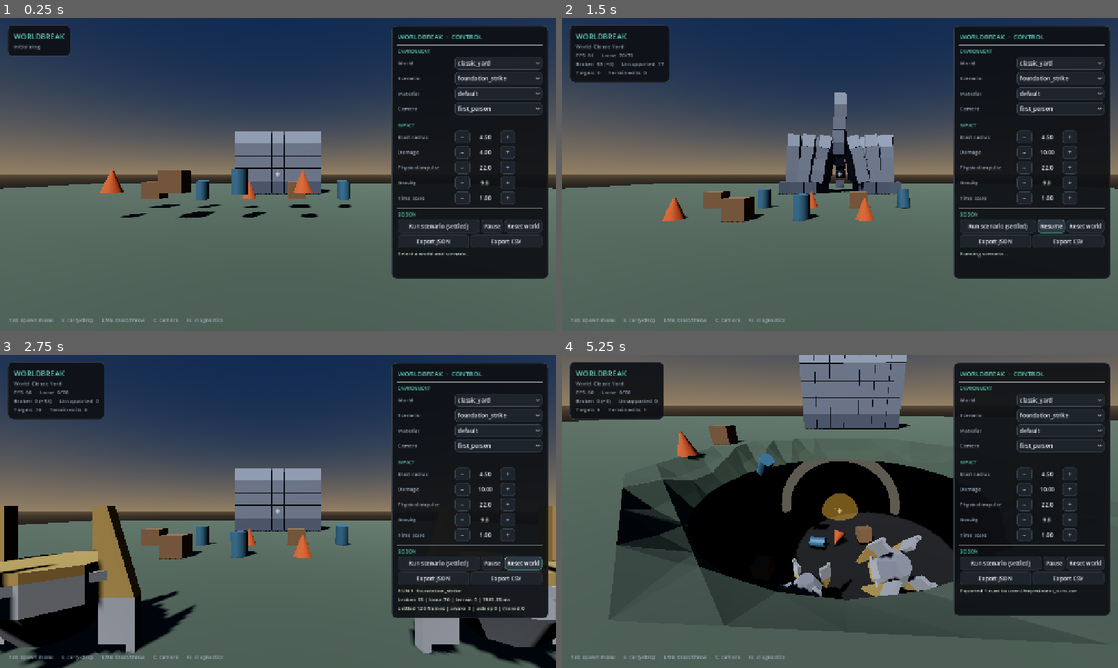
Above: before the commit, frames 1-4 (two rows, left to right).
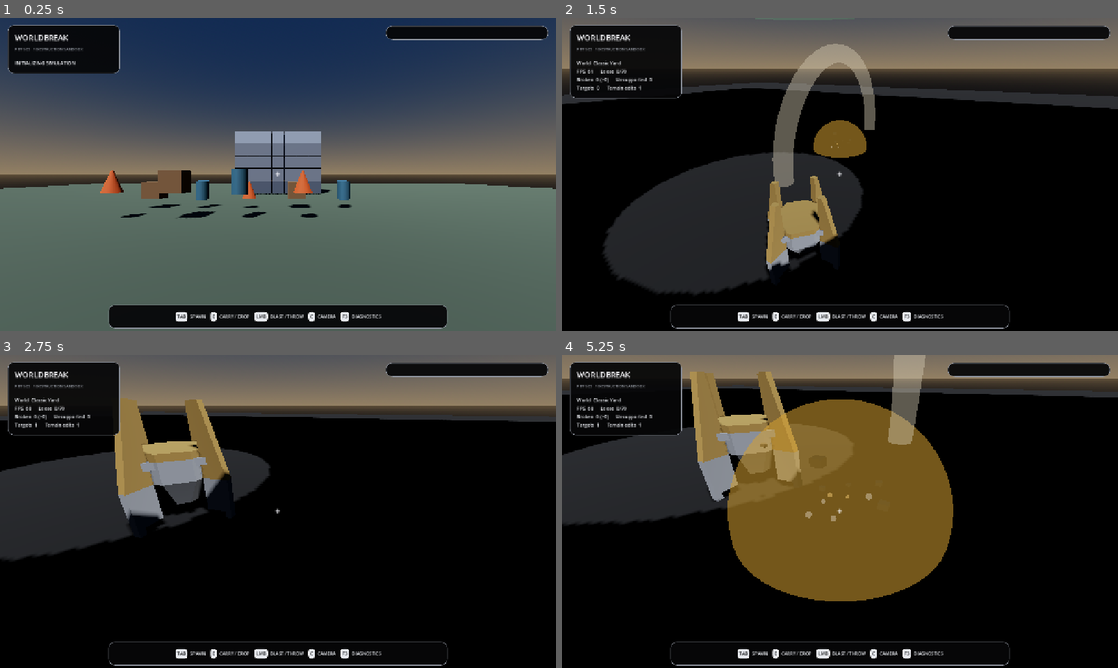
Above: after the commit, the same moments.

Repository: PanDuroDev/Idk
Game: Godot game, scene res://scenes/main.tscn
Same seed, same stepped clock (60 frames per second), same inputs: the game is played once before the commit and once after it.
Inputs (mouse positions are in pixels of both pictures, inside the frame that each line leads up to):
- Up to frame 1 (0.25 s): no input
- Up to frame 2 (1.5 s): click "Run scenario (settled)" (after the commit: "RUN SCENARIO") at 0.5 s; click "Pause" at 1.25 s
- Up to frame 3 (2.75 s): click "Reset world" (after the commit: "RESET") at 2 s
- Up to frame 4 (5.25 s): click (995, 577) at 2.75 s, where only the run before the commit has a clickable "Export JSON"; click (990, 624) at 3.5 s, where only the run after the commit has a clickable "EXPORT JSON"; click (1067, 577) at 4.25 s, where only the run before the commit has a clickable "Export CSV"; click (1062, 624) at 5 s, where only the run after the commit has a clickable "EXPORT CSV"

The runs differ from the first frame. In frame 1, 28% of the frame differs, in the area x 1-99%, y 2-100%; in frame 2, 93%, in the area x 0-100%, y 0-100%; in frame 3, 88%; in frame 4, 89%.

Commit message:
Build a cohesive monochrome game UI theme

Diff:
--- a/scripts/main.gd
+++ b/scripts/main.gd
@@ -32,12 +32,14 @@
 const SKY_TOP_COLOR: Color = Color(0.11, 0.24, 0.44)
 const SKY_HORIZON_COLOR: Color = Color(0.78, 0.66, 0.5)
 const SKY_GROUND_COLOR: Color = Color(0.08, 0.08, 0.09)
-const UI_ACCENT: Color = Color(0.36, 0.8, 0.72)
-const UI_TEXT_COLOR: Color = Color(0.87, 0.9, 0.94)
-const UI_MUTED_COLOR: Color = Color(0.6, 0.66, 0.72)
-const UI_PANEL_COLOR: Color = Color(0.055, 0.065, 0.08, 0.93)
-const UI_FIELD_COLOR: Color = Color(0.12, 0.14, 0.17, 1.0)
-const UI_BORDER_COLOR: Color = Color(0.22, 0.26, 0.31, 1.0)
+const UI_ACCENT: Color = Color(0.96, 0.96, 0.97, 1.0)
+const UI_TEXT_COLOR: Color = Color(0.94, 0.95, 0.97, 1.0)
+const UI_MUTED_COLOR: Color = Color(0.64, 0.66, 0.7, 1.0)
+const UI_PANEL_COLOR: Color = Color(0.025, 0.027, 0.032, 0.94)
+const UI_FIELD_COLOR: Color = Color(0.085, 0.09, 0.1, 0.98)
+const UI_BORDER_COLOR: Color = Color(0.56, 0.58, 0.62, 0.86)
+const UI_PANEL_SOFT_COLOR: Color = Color(0.055, 0.06, 0.068, 0.96)
+const UI_DISABLED_COLOR: Color = Color(0.42, 0.43, 0.46, 1.0)
 const SHAKE_DECAY_SECONDS: float = 0.26
 
 @export_range(0.5, 12.0, 0.25) var blast_radius: float = 4.5
@@ -54,6 +56,7 @@
 var _reset_requested: bool = false
 var _hud_label: Label
 var _ui_canvas: CanvasLayer
+var _ui_theme: Theme
 var _hud_refresh_timer: float = 0.0
 var _total_impacts: int = 0
 var _last_affected_count: int = 0
@@ -118,6 +121,7 @@
 
 func _ready() -> void:
 	_blast_service = BLAST_SERVICE_SCRIPT.new()
+	_ui_theme = _create_ui_theme()
 	_build_environment()
 	_build_ground()
 
@@ -1394,7 +1398,8 @@
 func _build_spawn_menu() -> void:
 	_spawn_menu = PanelContainer.new()
 	_spawn_menu.name = "SpawnMenu"
-	_spawn_menu.theme = _create_ui_theme()
+	_spawn_menu.theme = _ui_theme
+	_spawn_menu.custom_minimum_size = Vector2(320.0, 0.0)
 	var layer := CanvasLayer.new()
 	layer.name = "SpawnMenuLayer"
 	layer.add_child(_spawn_menu)
@@ -1402,46 +1407,63 @@
 	_spawn_menu.anchor_left = 0.0
 	_spawn_menu.anchor_top = 0.0
 	_spawn_menu.offset_left = 18.0
-	_spawn_menu.offset_top = 132.0
-	_spawn_menu.offset_right = 318.0
-	_spawn_menu.offset_bottom = 132.0
+	_spawn_menu.offset_top = 142.0
+	_spawn_menu.offset_right = 338.0
+	_spawn_menu.offset_bottom = 142.0
 	_spawn_menu.grow_vertical = Control.GROW_DIRECTION_END
-	var margin := MarginContainer.new()
-	for side in ["margin_left", "margin_top", "margin_right", "margin_bottom"]:
-		margin.add_theme_constant_override(side, 12)
+
 	var layout := VBoxContainer.new()
-	layout.add_theme_constant_override("separation", 8)
+	layout.add_theme_constant_override("separation", 10)
 	var title := Label.new()
-	title.text = "SPAWN MENU"
+	title.text = "OBJECT LIBRARY"
 	title.add_theme_color_override("font_color", UI_ACCENT)
-	title.add_theme_font_size_override("font_size", 15)
+	title.add_theme_font_size_override("font_size", 16)
 	var hint := Label.new()
-	hint.text = "Tab closes · click to spawn"
+	hint.text = "TAB  CLOSE  ·  SELECT AN OBJECT TO SPAWN"
 	hint.add_theme_color_override("font_color", UI_MUTED_COLOR)
-	hint.add_theme_font_size_override("font_size", 11)
+	hint.add_theme_font_size_override("font_size", 10)
+	var divider := HSeparator.new()
+	var capacity := Label.new()
+	capacity.name = "SpawnCapacity"
+	capacity.text = "PHYSICS PROPS     7 TYPES  ·  LIMIT 24"
+	capacity.add_theme_color_override("font_color", UI_MUTED_COLOR)
+	capacity.add_theme_font_size_override("font_size", 10)
+
 	var grid := GridContainer.new()
+	grid.name = "SpawnItemGrid"
 	grid.columns = 2
-	grid.add_theme_constant_override("h_separation", 6)
-	grid.add_theme_constant_override("v_separation", 6)
+	grid.add_theme_constant_override("h_separation", 8)
+	grid.add_theme_constant_override("v_separation", 8)
 	for info: Dictionary in _spawn_item_definitions():
 		var button := Button.new()
 		button.text = String(info["label"])
-		button.custom_minimum_size = Vector2(0.0, 30.0)
+		button.custom_minimum_size = Vector2(0.0, 38.0)
+		button.size_flags_horizontal = Control.SIZE_EXPAND_FILL
 		button.pressed.connect(_on_spawn_item_pressed.bind(String(info["id"])))
 		grid.add_child(button)
+
+	var status_panel := PanelContainer.new()
+	status_panel.name = "SpawnStatusPanel"
+	status_panel.add_theme_stylebox_override(
+		"panel",
+		_make_ui_style(UI_PANEL_SOFT_COLOR, UI_BORDER_COLOR, 8, 8.0, 1)
+	)
 	_spawn_status_label = Label.new()
-	_spawn_status_label.text = "E carries the aim target, LMB throws it."
+	_spawn_status_label.name = "SpawnStatus"
+	_spawn_status_label.text = "E  CARRY / DROP     ·     LMB  THROW"
 	_spawn_status_label.add_theme_color_override("font_color", UI_MUTED_COLOR)
 	_spawn_status_label.add_theme_font_size_override("font_size", 11)
 	_spawn_status_label.autowrap_mode = TextServer.AUTOWRAP_WORD_SMART
+	status_panel.add_child(_spawn_status_label)
+
 	layout.add_child(title)
 	layout.add_child(hint)
+	layout.add_child(divider)
+	layout.add_child(capacity)
 	layout.add_child(grid)
-	layout.add_child(_spawn_status_label)
-	margin.add_child(layout)
-	_spawn_menu.add_child(margin)
+	layout.add_child(status_panel)
+	_spawn_menu.add_child(layout)
 	_spawn_menu.visible = false
-
 
 func _on_spawn_item_pressed(item_id: String) -> void:
 	spawn_item(StringName(item_id))
@@ -1650,17 +1672,17 @@
 func _build_debug_overlay() -> void:
 	_debug_overlay_panel = PanelContainer.new()
 	_debug_overlay_panel.name = "DebugOverlay"
-	_debug_overlay_panel.position = Vector2(18.0, 575.0)
-	_debug_overlay_panel.custom_minimum_size = Vector2(390.0, 0.0)
+	_debug_overlay_panel.theme = _ui_theme
+	_debug_overlay_panel.position = Vector2(18.0, 455.0)
+	_debug_overlay_panel.custom_minimum_size = Vector2(410.0, 0.0)
 	_debug_overlay_panel.visible = false
 	_ui_canvas.add_child(_debug_overlay_panel)
 
 	_debug_overlay_label = Label.new()
-	_debug_overlay_label.add_theme_font_size_override("font_size", 13)
-	_debug_overlay_label.add_theme_color_override("font_color", Color(0.82, 0.9, 0.98))
+	_debug_overlay_label.add_theme_font_size_override("font_size", 12)
+	_debug_overlay_label.add_theme_color_override("font_color", UI_TEXT_COLOR)
 	_debug_overlay_panel.add_child(_debug_overlay_label)
 	_refresh_debug_overlay()
-
 
 func _refresh_debug_overlay() -> void:
 	if not _debug_overlay_visible or not is_instance_valid(_debug_overlay_label) or DisplayServer.get_name() == "headless":
@@ -1698,40 +1720,96 @@
 	]
 
 
+func _make_ui_style(
+	background: Color,
+	border: Color,
+	corner_radius: int,
+	padding: float = 8.0,
+	border_width: int = 1
+) -> StyleBoxFlat:
+	var style := StyleBoxFlat.new()
+	style.bg_color = background
+	style.border_color = border
+	style.set_border_width_all(border_width)
+	style.set_corner_radius_all(corner_radius)
+	style.set_content_margin_all(padding)
+	return style
+
+
+func _apply_primary_button_style(button: Button) -> void:
+	var normal := _make_ui_style(Color(0.94, 0.95, 0.97), Color.WHITE, 8, 8.0, 1)
+	var hover := _make_ui_style(Color.WHITE, Color.WHITE, 8, 8.0, 1)
+	var pressed := _make_ui_style(Color(0.7, 0.72, 0.75), Color.WHITE, 8, 8.0, 1)
+	button.add_theme_stylebox_override("normal", normal)
+	button.add_theme_stylebox_override("hover", hover)
+	button.add_theme_stylebox_override("pressed", pressed)
+	button.add_theme_stylebox_override("focus", hover)
+	button.add_theme_color_override("font_color", Color(0.035, 0.04, 0.045, 1.0))
+	button.add_theme_color_override("font_hover_color", Color(0.02, 0.025, 0.03, 1.0))
+	button.add_theme_color_override("font_pressed_color", Color(0.02, 0.025, 0.03, 1.0))
+
+
 func _create_ui_theme() -> Theme:
 	var theme := Theme.new()
 	theme.default_font_size = 13
-	var panel_style := StyleBoxFlat.new()
-	panel_style.bg_color = UI_PANEL_COLOR
-	panel_style.border_color = UI_BORDER_COLOR
-	panel_style.set_border_width_all(1)
-	panel_style.set_corner_radius_all(10)
-	panel_style.set_content_margin_all(14)
+
+	var panel_style := _make_ui_style(UI_PANEL_COLOR, UI_BORDER_COLOR, 14, 16.0, 1)
 	theme.set_stylebox("panel", "PanelContainer", panel_style)
 
-	var field_style := StyleBoxFlat.new()
-	field_style.bg_color = UI_FIELD_COLOR
-	field_style.border_color = UI_BORDER_COLOR
-	field_style.set_border_width_all(1)
-	field_style.set_corner_radius_all(6)
-	field_style.set_content_margin_all(6)
-	var hover_style := field_style.duplicate() as StyleBoxFlat
-	hover_style.bg_color = Color(0.18, 0.22, 0.27)
-	hover_style.border_color = UI_ACCENT
-	var pressed_style := field_style.duplicate() as StyleBoxFlat
-	pressed_style.bg_color = UI_ACCENT.darkened(0.55)
-	pressed_style.border_color = UI_ACCENT
+	var button_normal := _make_ui_style(UI_FIELD_COLOR, UI_BORDER_COLOR, 8, 8.0, 1)
+	var button_hover := _make_ui_style(Color(0.16, 0.17, 0.19, 1.0), Color(0.94, 0.95, 0.97, 1.0), 8, 8.0, 1)
+	var button_pressed := _make_ui_style(Color(0.88, 0.89, 0.91, 1.0), Color.WHITE, 8, 8.0, 1)
+	var button_focus := _make_ui_style(Color(0.12, 0.13, 0.15, 1.0), Color.WHITE, 8, 8.0, 2)
+	var button_disabled := _make_ui_style(Color(0.055, 0.06, 0.068, 1.0), Color(0.23, 0.24, 0.26, 1.0), 8, 8.0, 1)
+
 	for control_type in ["Button", "OptionButton"]:
-		theme.set_stylebox("normal", control_type, field_style)
-		theme.set_stylebox("hover", control_type, hover_style)
-		theme.set_stylebox("pressed", control_type, pressed_style)
-		theme.set_stylebox("focus", control_type, hover_style)
+		theme.set_stylebox("normal", control_type, button_normal)
+		theme.set_stylebox("hover", control_type, button_hover)
+		theme.set_stylebox("pressed", control_type, button_pressed)
+		theme.set_stylebox("focus", control_type, button_focus)
+		theme.set_stylebox("disabled", control_type, button_disabled)
 		theme.set_color("font_color", control_type, UI_TEXT_COLOR)
 		theme.set_color("font_hover_color", control_type, Color.WHITE)
-		theme.set_color("font_pressed_color", control_type, Color.WHITE)
+		theme.set_color("font_pressed_color", control_type, Color(0.04, 0.045, 0.05, 1.0))
+		theme.set_color("font_disabled_color", control_type, UI_DISABLED_COLOR)
+		theme.set_constant("h_separation", control_type, 8)
+
+	var separator_style := StyleBoxLine.new()
+	separator_style.color = Color(0.58, 0.6, 0.64, 0.58)
+	separator_style.thickness = 1
+	separator_style.grow_begin = 2.0
+	separator_style.grow_end = 2.0
+	theme.set_stylebox("separator", "HSeparator", separator_style)
 	theme.set_color("font_color", "Label", UI_TEXT_COLOR)
 	theme.set_color("font_color", "CheckBox", UI_TEXT_COLOR)
+	theme.set_color("font_disabled_color", "Label", UI_DISABLED_COLOR)
+	theme.set_stylebox("panel", "PopupMenu", _make_ui_style(UI_PANEL_COLOR, UI_BORDER_COLOR, 8, 6.0, 1))
+	theme.set_stylebox("hover", "PopupMenu", button_hover)
+	theme.set_color("font_color", "PopupMenu", UI_TEXT_COLOR)
 	return theme
+
+func _add_key_hint(parent: HBoxContainer, key: String, action: String) -> void:
+	var item := HBoxContainer.new()
+	item.add_theme_constant_override("separation", 6)
+
+	var keycap := PanelContainer.new()
+	keycap.add_theme_stylebox_override(
+		"panel",
+		_make_ui_style(Color(0.91, 0.92, 0.94, 1.0), Color.WHITE, 5, 4.0, 1)
+	)
+	var key_label := Label.new()
+	key_label.text = key
+	key_label.add_theme_color_override("font_color", Color(0.035, 0.04, 0.045, 1.0))
+	key_label.add_theme_font_size_override("font_size", 10)
+	keycap.add_child(key_label)
+
+	var action_label := Label.new()
+	action_label.text = action
+	action_label.add_theme_color_override("font_color", UI_TEXT_COLOR)
+	action_label.add_theme_font_size_override("font_size", 10)
+	item.add_child(keycap)
+	item.add_child(action_label)
+	parent.add_child(item)
 
 
 func _build_hud() -> void:
@@ -1741,24 +1819,32 @@
 
 	var hud_panel := PanelContainer.new()
 	hud_panel.name = "HudPanel"
-	hud_panel.theme = _create_ui_theme()
+	hud_panel.theme = _ui_theme
 	hud_panel.position = Vector2(18.0, 16.0)
+	hud_panel.custom_minimum_size = Vector2(258.0, 0.0)
 	_ui_canvas.add_child(hud_panel)
 
 	var hud_layout := VBoxContainer.new()
-	hud_layout.add_theme_constant_override("separation", 3)
+	hud_layout.add_theme_constant_override("separation", 7)
 	hud_panel.add_child(hud_layout)
 
 	var title := Label.new()
 	title.text = "WORLDBREAK"
-	title.add_theme_font_size_override("font_size", 17)
+	title.add_theme_font_size_override("font_size", 18)
 	title.add_theme_color_override("font_color", UI_ACCENT)
 	hud_layout.add_child(title)
 
+	var subtitle := Label.new()
+	subtitle.text = "PHYSICS  /  DESTRUCTION SANDBOX"
+	subtitle.add_theme_font_size_override("font_size", 9)
+	subtitle.add_theme_color_override("font_color", UI_MUTED_COLOR)
+	hud_layout.add_child(subtitle)
+	hud_layout.add_child(HSeparator.new())
+
 	_hud_label = Label.new()
-	_hud_label.add_theme_font_size_override("font_size", 12)
-	_hud_label.add_theme_color_override("font_color", UI_MUTED_COLOR)
-	_hud_label.text = "initializing"
+	_hud_label.add_theme_font_size_override("font_size", 11)
+	_hud_label.add_theme_color_override("font_color", UI_TEXT_COLOR)
+	_hud_label.text = "INITIALIZING SIMULATION"
 	hud_layout.add_child(_hud_label)
 
 	_crosshair = Label.new()
@@ -1766,7 +1852,7 @@
 	_crosshair.horizontal_alignment = HORIZONTAL_ALIGNMENT_CENTER
 	_crosshair.vertical_alignment = VERTICAL_ALIGNMENT_CENTER
 	_crosshair.add_theme_font_size_override("font_size", 22)
-	_crosshair.add_theme_color_override("font_color", Color(1.0, 1.0, 1.0, 0.72))
+	_crosshair.add_theme_color_override("font_color", Color(0.98, 0.98, 1.0, 0.82))
 	_crosshair.anchor_left = 0.5
 	_crosshair.anchor_top = 0.5
 	_crosshair.anchor_right = 0.5
@@ -1777,17 +1863,28 @@
 	_crosshair.offset_bottom = 16.0
 	_ui_canvas.add_child(_crosshair)
 
-	var hint := Label.new()
-	hint.text = "Tab  spawn menu      E  carry/drop      LMB  blast/throw      C  camera      F3  diagnostics"
-	hint.add_theme_font_size_override("font_size", 12)
-	hint.add_theme_color_override("font_color", Color(0.75, 0.8, 0.86, 0.7))
-	hint.anchor_top = 1.0
-	hint.anchor_bottom = 1.0
-	hint.offset_left = 20.0
-	hint.offset_top = -34.0
-	hint.offset_bottom = -14.0
-	_ui_canvas.add_child(hint)
-
+	var hints_panel := PanelContainer.new()
+	hints_panel.name = "ControlHints"
+	hints_panel.theme = _ui_theme
+	hints_panel.anchor_left = 0.5
+	hints_panel.anchor_top = 1.0
+	hints_panel.anchor_right = 0.5
+	hints_panel.anchor_bottom = 1.0
+	hints_panel.offset_left = -390.0
+	hints_panel.offset_top = -60.0
+	hints_panel.offset_right = 390.0
+	hints_panel.offset_bottom = -14.0
+	_ui_canvas.add_child(hints_panel)
+
+	var hints_layout := HBoxContainer.new()
+	hints_layout.alignment = BoxContainer.ALIGNMENT_CENTER
+	hints_layout.add_theme_constant_override("separation", 12)
+	hints_panel.add_child(hints_layout)
+	_add_key_hint(hints_layout, "TAB", "SPAWN")
+	_add_key_hint(hints_layout, "E", "CARRY / DROP")
+	_add_key_hint(hints_layout, "LMB", "BLAST / THROW")
+	_add_key_hint(hints_layout, "C", "CAMERA")
+	_add_key_hint(hints_layout, "F3", "DIAGNOSTICS")
 
 func adjust_impact_setting(setting: StringName, amount: float) -> void:
 	match setting:
@@ -1812,27 +1909,44 @@
 func _build_simulation_panel() -> void:
 	var panel := PanelContainer.new()
 	panel.name = "SimulationPanel"
-	panel.theme = _create_ui_theme()
+	panel.theme = _ui_theme
 	panel.anchor_left = 1.0
 	panel.anchor_right = 1.0
-	panel.offset_left = -378.0
+	panel.offset_left = -392.0
 	panel.offset_right = -18.0
 	panel.offset_top = 18.0
 	panel.offset_bottom = 18.0
 	panel.grow_horizontal = Control.GROW_DIRECTION_BEGIN
 	panel.grow_vertical = Control.GROW_DIRECTION_END
-	panel.custom_minimum_size = Vector2(360.0, 0.0)
+	panel.custom_minimum_size = Vector2(374.0, 0.0)
 	_ui_canvas.add_child(panel)
 
+	var scroll := ScrollContainer.new()
+	scroll.name = "ControlScroll"
+	scroll.horizontal_scroll_mode = ScrollContainer.SCROLL_MODE_DISABLED
+	scroll.vertical_scroll_mode = ScrollContainer.SCROLL_MODE_AUTO
+	scroll.size_flags_horizontal = Control.SIZE_EXPAND_FILL
+	scroll.size_flags_vertical = Control.SIZE_EXPAND_FILL
+	panel.add_child(scroll)
+
 	var layout := VBoxContainer.new()
-	layout.add_theme_constant_override("separation", 5)
-	panel.add_child(layout)
+	layout.name = "ControlLayout"
+	layout.size_flags_horizontal = Control.SIZE_EXPAND_FILL
+	layout.add_theme_constant_override("separation", 9)
+	scroll.add_child(layout)
 
 	var heading := Label.new()
-	heading.text = "WORLDBREAK  ·  CONTROL"
-	heading.add_theme_font_size_override("font_size", 15)
+	heading.text = "WORLDBREAK"
+	heading.add_theme_font_size_override("font_size", 18)
 	heading.add_theme_color_override("font_color", UI_ACCENT)
 	layout.add_child(heading)
+
+	var subheading := Label.new()
+	subheading.text = "SIMULATION CONTROL"
+	subheading.add_theme_font_size_override("font_size", 9)
+	subheading.add_theme_color_override("font_color", UI_MUTED_COLOR)
+	layout.add_child(subheading)
+	layout.add_child(HSeparator.new())
 
 	_add_section(layout, "ENVIRONMENT")
 	_world_option = _add_option_row(layout, "World", WORLD_CATALOG.get_world_ids(), _on_world_selected)
@@ -1851,63 +1965,83 @@
 
 	_add_section(layout, "SESSION")
 	var action_row := HBoxContainer.new()
+	action_row.add_theme_constant_override("separation", 6)
 	layout.add_child(action_row)
 
 	var run_button := Button.new()
-	run_button.text = "Run scenario (settled)"
+	run_button.name = "RunScenarioButton"
+	run_button.text = "RUN SCENARIO"
 	run_button.tooltip_text = "Reset the world, apply the selected scenario, and record the outcome after 120 physics frames"
+	run_button.custom_minimum_size.y = 36.0
 	run_button.size_flags_horizontal = Control.SIZE_EXPAND_FILL
+	_apply_primary_button_style(run_button)
 	run_button.pressed.connect(_run_selected_scenario)
 	action_row.add_child(run_button)
 
 	_pause_button = Button.new()
-	_pause_button.text = "Pause"
+	_pause_button.name = "PauseButton"
+	_pause_button.text = "PAUSE"
 	_pause_button.tooltip_text = "Pause or resume physics without changing the experiment time scale (P)"
+	_pause_button.custom_minimum_size = Vector2(76.0, 36.0)
 	_pause_button.pressed.connect(toggle_simulation_paused)
 	action_row.add_child(_pause_button)
 
 	var reset_button := Button.new()
-	reset_button.text = "Reset world"
+	reset_button.name = "ResetWorldButton"
+	reset_button.text = "RESET"
+	reset_button.custom_minimum_size = Vector2(68.0, 36.0)
 	reset_button.pressed.connect(reset_simulation)
 	action_row.add_child(reset_button)
 
 	var export_row := HBoxContainer.new()
+	export_row.add_theme_constant_override("separation", 6)
 	layout.add_child(export_row)
 
 	var json_button := Button.new()
-	json_button.text = "Export JSON"
+	json_button.text = "EXPORT JSON"
+	json_button.custom_minimum_size.y = 34.0
 	json_button.size_flags_horizontal = Control.SIZE_EXPAND_FILL
 	json_button.pressed.connect(_export_history.bind("user://experiment_runs.json"))
 	export_row.add_child(json_button)
 
 	var csv_button := Button.new()
-	csv_button.text = "Export CSV"
+	csv_button.text = "EXPORT CSV"
+	csv_button.custom_minimum_size.y = 34.0
 	csv_button.size_flags_horizontal = Control.SIZE_EXPAND_FILL
 	csv_button.pressed.connect(_export_history.bind("user://experiment_runs.csv"))
 	export_row.add_child(csv_button)
 
+	var status_panel := PanelContainer.new()
+	status_panel.name = "SimulationStatusPanel"
+	status_panel.add_theme_stylebox_override(
+		"panel",
+		_make_ui_style(UI_PANEL_SOFT_COLOR, UI_BORDER_COLOR, 8, 9.0, 1)
+	)
 	_simulation_status_label = Label.new()
+	_simulation_status_label.name = "SimulationStatus"
 	_simulation_status_label.custom_minimum_size = Vector2(0.0, 52.0)
 	_simulation_status_label.autowrap_mode = TextServer.AUTOWRAP_WORD_SMART
-	_simulation_status_label.add_theme_font_size_override("font_size", 12)
-	_simulation_status_label.add_theme_color_override("font_color", Color(0.78, 0.88, 0.78))
-	_simulation_status_label.text = "Select a world and scenario."
-	layout.add_child(_simulation_status_label)
+	_simulation_status_label.add_theme_font_size_override("font_size", 11)
+	_simulation_status_label.add_theme_color_override("font_color", UI_TEXT_COLOR)
+	_simulation_status_label.text = "SELECT A WORLD AND SCENARIO."
+	status_panel.add_child(_simulation_status_label)
+	layout.add_child(status_panel)
 
 	_refresh_impact_controls()
 	_refresh_simulation_controls()
 
-
 func _add_section(parent: VBoxContainer, title: String) -> void:
-	var separator := HSeparator.new()
-	separator.add_theme_constant_override("separation", 6)
-	parent.add_child(separator)
+	var header := HBoxContainer.new()
+	header.add_theme_constant_override("separation", 10)
 	var label := Label.new()
 	label.text = title
 	label.add_theme_font_size_override("font_size", 10)
 	label.add_theme_color_override("font_color", UI_ACCENT)
-	parent.add_child(label)
-
+	header.add_child(label)
+	var separator := HSeparator.new()
+	separator.size_flags_horizontal = Control.SIZE_EXPAND_FILL
+	header.add_child(separator)
+	parent.add_child(header)
 
 func _add_option_row(
 	parent: VBoxContainer,
@@ -1916,16 +2050,18 @@
 	callback: Callable
 ) -> OptionButton:
 	var row := HBoxContainer.new()
+	row.add_theme_constant_override("separation", 8)
 	parent.add_child(row)
 
 	var name_label := Label.new()
 	name_label.text = title
-	name_label.custom_minimum_size.x = 128.0
-	name_label.add_theme_font_size_override("font_size", 12)
+	name_label.custom_minimum_size.x = 112.0
+	name_label.add_theme_font_size_override("font_size", 11)
 	name_label.add_theme_color_override("font_color", UI_MUTED_COLOR)
 	row.add_child(name_label)
 
 	var option := OptionButton.new()
+	option.custom_minimum_size.y = 34.0
 	option.size_flags_horizontal = Control.SIZE_EXPAND_FILL
 	for index in range(ids.size()):
 		option.add_item(String(ids[index]))
@@ -1934,7 +2070,6 @@
 	row.add_child(option)
 	return option
 
-
 func _add_setting_control_row(
 	parent: VBoxContainer,
 	title: String,
@@ -1942,33 +2077,34 @@
 	step: float
 ) -> Label:
 	var row := HBoxContainer.new()
+	row.add_theme_constant_override("separation", 8)
 	parent.add_child(row)
 
 	var name_label := Label.new()
 	name_label.text = title
-	name_label.custom_minimum_size.x = 128.0
-	name_label.add_theme_font_size_override("font_size", 12)
+	name_label.custom_minimum_size.x = 112.0
+	name_label.add_theme_font_size_override("font_size", 11)
 	name_label.add_theme_color_override("font_color", UI_MUTED_COLOR)
 	row.add_child(name_label)
 
 	var decrease_button := Button.new()
 	decrease_button.text = "−"
-	decrease_button.custom_minimum_size.x = 34.0
+	decrease_button.custom_minimum_size = Vector2(34.0, 32.0)
 	decrease_button.pressed.connect(adjust_simulation_setting.bind(setting, -step))
 	row.add_child(decrease_button)
 
 	var value_label := Label.new()
-	value_label.custom_minimum_size.x = 62.0
+	value_label.custom_minimum_size.x = 58.0
 	value_label.horizontal_alignment = HORIZONTAL_ALIGNMENT_CENTER
+	value_label.add_theme_color_override("font_color", UI_TEXT_COLOR)
 	row.add_child(value_label)
 
 	var increase_button := Button.new()
 	increase_button.text = "+"
-	increase_button.custom_minimum_size.x = 34.0
+	increase_button.custom_minimum_size = Vector2(34.0, 32.0)
 	increase_button.pressed.connect(adjust_simulation_setting.bind(setting, step))
 	row.add_child(increase_button)
 	return value_label
-
 
 func _on_world_selected(index: int) -> void:
 	var world_id: StringName = _world_option.get_item_metadata(index)
@@ -2052,33 +2188,34 @@
 
 func _add_impact_control_row(parent: VBoxContainer, title: String, setting: StringName, step: float) -> void:
 	var row := HBoxContainer.new()
+	row.add_theme_constant_override("separation", 8)
 	parent.add_child(row)
 
 	var name_label := Label.new()
 	name_label.text = title
-	name_label.custom_minimum_size.x = 128.0
-	name_label.add_theme_font_size_override("font_size", 12)
+	name_label.custom_minimum_size.x = 112.0
+	name_label.add_theme_font_size_override("font_size", 11)
 	name_label.add_theme_color_override("font_color", UI_MUTED_COLOR)
 	row.add_child(name_label)
 
 	var decrease_button := Button.new()
 	decrease_button.text = "−"
-	decrease_button.custom_minimum_size.x = 34.0
+	decrease_button.custom_minimum_size = Vector2(34.0, 32.0)
 	decrease_button.pressed.connect(adjust_impact_setting.bind(setting, -step))
 	row.add_child(decrease_button)
 
 	var value_label := Label.new()
-	value_label.custom_minimum_size.x = 62.0
+	value_label.custom_minimum_size.x = 58.0
 	value_label.horizontal_alignment = HORIZONTAL_ALIGNMENT_CENTER
+	value_label.add_theme_color_override("font_color", UI_TEXT_COLOR)
 	row.add_child(value_label)
 	_impact_value_labels[setting] = value_label
 
 	var increase_button := Button.new()
 	increase_button.text = "+"
-	increase_button.custom_minimum_size.x = 34.0
+	increase_button.custom_minimum_size = Vector2(34.0, 32.0)
 	increase_button.pressed.connect(adjust_impact_setting.bind(setting, step))
 	row.add_child(increase_button)
-
 
 func _refresh_impact_controls() -> void:
 	if not _impact_value_labels.has(&"blast_radius"):
